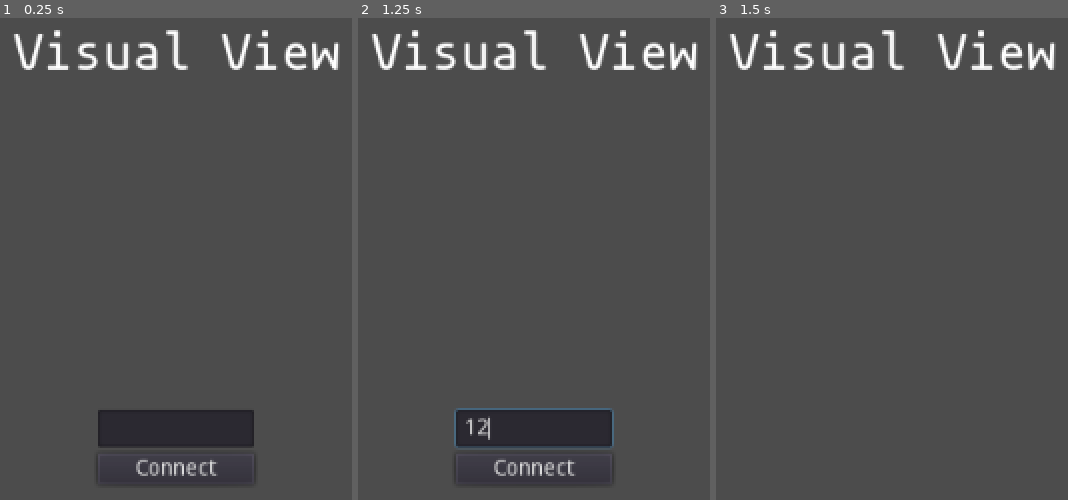
Above: before the commit, frames 1-3 (left to right).
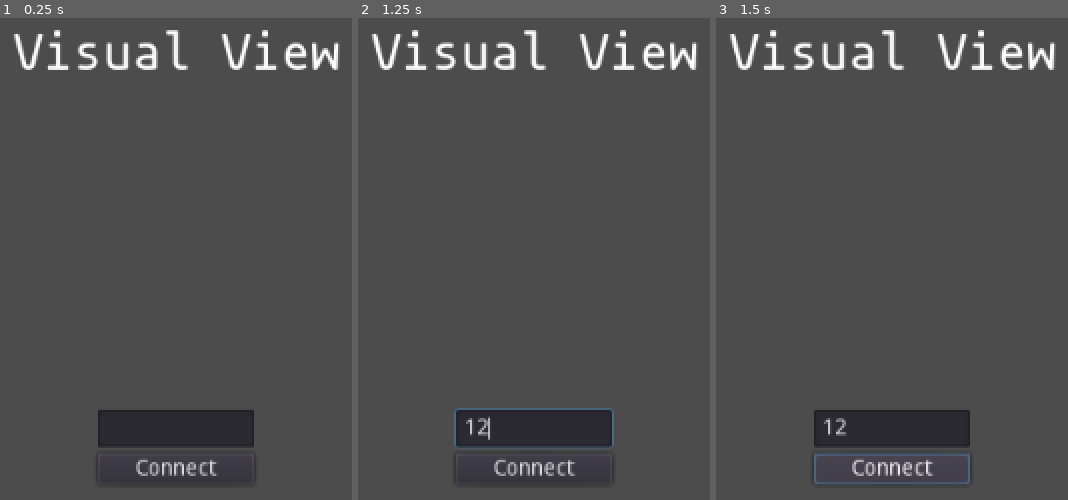
Above: after the commit, the same moments.

Repository: tanguymartinez/Ludum-Dare-43
Game: Godot game, scene res://Scenes/Connect.tscn
The game is run twice, just before and just after one commit, with the same random seed, the same clock (stepped at 60 frames per second) and the same inputs. The project has no main scene, so this scene is started directly.
Inputs (mouse positions are in pixels of both pictures, inside the frame that each line leads up to):
- Up to frame 1 (0.25 s): no input
- Up to frame 2 (1.25 s): click (534, 427) at 0.52 s; type "12" at 0.6 s
- Up to frame 3 (1.5 s): click "Connect" at 1.25 s

Frames 1-2 are identical in both runs. In frame 3, 4.3% of the frame differs, in the area x 27-73%, y 81-97%.

Commit message:
Edit CLI

Diff:
--- a/Game/Scenes/CLI.tscn
+++ b/Game/Scenes/CLI.tscn
@@ -158,7 +158,7 @@
 margin_left = -200.0
 margin_top = 202.0
 margin_right = 200.0
-margin_bottom = 12.0
+margin_bottom = 226.0
 rect_pivot_offset = Vector2( 0, 0 )
 rect_clip_content = false
 focus_mode = 2
@@ -199,3 +199,5 @@
 flat = false
 align = 1
 _sections_unfolded = [ "Margin", "Rect" ]
+
+[connection signal="pressed" from="Button" to="." method="_on_Button_pressed"]
--- a/Game/Scenes/Connect.tscn
+++ b/Game/Scenes/Connect.tscn
@@ -11,7 +11,7 @@
 font_data = ExtResource( 1 )
 _sections_unfolded = [ "Font", "Settings" ]
 
-[node name="GUI" type="Container"]
+[node name="GUI" type="Container" index="0"]
 
 anchor_left = 0.0
 anchor_top = 0.0
--- a/Game/Scenes/GUI.tscn
+++ b/Game/Scenes/GUI.tscn
@@ -11,7 +11,7 @@
 font_data = ExtResource( 1 )
 _sections_unfolded = [ "Font", "Settings" ]
 
-[node name="GUI" type="Container" index="0"]
+[node name="GUI" type="Container"]
 
 anchor_left = 0.0
 anchor_top = 0.0
--- a/Game/Scripts/Button.gd
+++ b/Game/Scripts/Button.gd
@@ -24,5 +24,6 @@
 
 
 func _on_Connect_pressed():
-	Variables.IpAddress = $"Address".text
-	get_tree().change_scene("res://Scenes/Visual.tscn")
+	if $"Address".text.is_valid_ip_address():
+		Variables.IpAddress = $"Address".text
+		get_tree().change_scene("res://Scenes/Visual.tscn")
--- a/Game/Scripts/CLI.gd
+++ b/Game/Scripts/CLI.gd
@@ -5,6 +5,7 @@
 
 # Player info, associate ID to data
 var text = []
+var player_id
 
 func _ready():
 
@@ -24,6 +25,7 @@
 	refresh()
 
 func _player_connected(id):
+	player_id = id
 	print("Player connected...") # Will go unused, not useful here
 
 func _player_disconnected(id):
@@ -35,7 +37,10 @@
 		string += line + "\n"
 	$"CLI".text = string
 
-#func _process(delta):
-#	# Called every frame. Delta is time since last frame.
-#	# Update game logic here.
-#	pass
+remote func send_text(text):
+	text.append(text)
+	refresh()
+
+func _on_Button_pressed():
+	rpc("send_text", $"LineEdit".text)
+	rpc_id(player_id, "send_text", $"LineEdit".text)
--- a/Game/Scripts/Visual.gd
+++ b/Game/Scripts/Visual.gd
@@ -20,5 +20,5 @@
 func _server_disconnected():
 	print("Server kicked us...")
 
-remote func register_player(id, info):
-	pass
+remote func send_text(text):
+	print(text)
